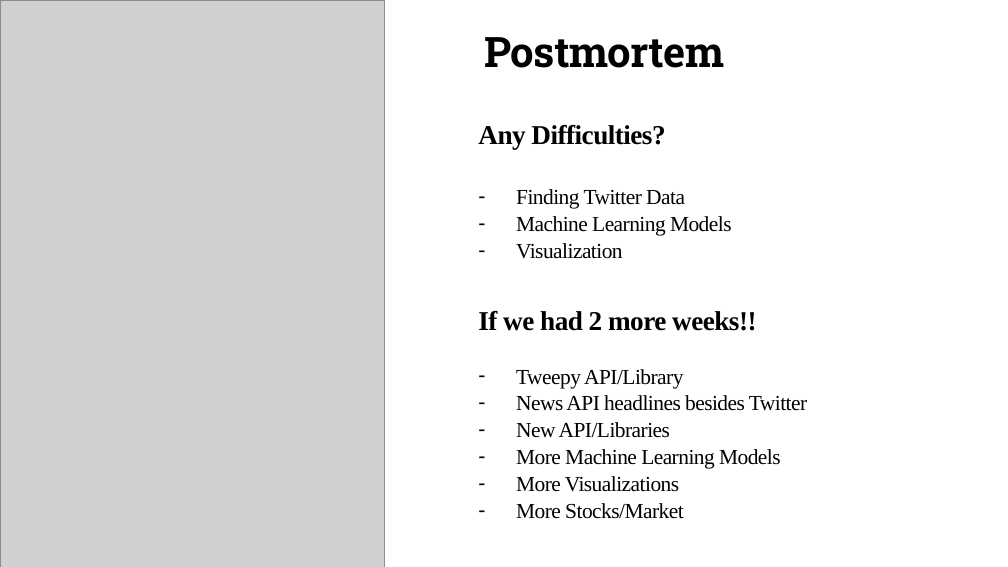
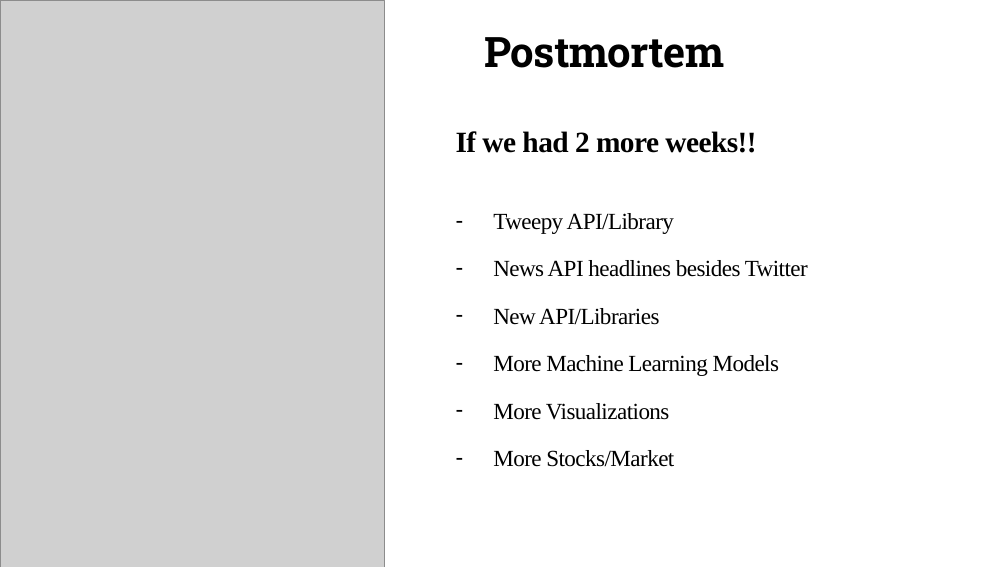
Before and after one commit to you915/Sentiment-Analysis-of-Twitter-Data-for-predicting-Apple-stock-price, a slide deck: slide 10 of Project 2 - Group 4.pptx. Drawn at 1008x567 pixels with LibreOffice and Linux fonts; fonts in the diff are those of the drawing; grey boxes stand for pictures. Boxes give left, top, right and bottom in pixels: in the first picture for what was removed or moved away, otherwise in the second. Text is boxed around its words. In the diff, an @@ line names an element or a change of style, - is before the commit and + after.

```diff
--- a/Project 2 - Group 4.pptx
+++ b/Project 2 - Group 4.pptx
@@ text "If we had 2 more ..." moved from (x1=478, y1=125, x2=807, y2=519) to (x1=456, y1=131, x2=808, y2=467) @@
@@ text "If we had 2 more ..." at (x1=456, y1=131, x2=808, y2=467): size 25.9 to 28 pt in "If we had 2 more weeks!!"; size 20.4 to 22 pt in "Tweepy API/Library", "News API headlines besides Twitter", "New API/Libraries", "More Machine Learning Models" and 2 more places; more space between paragraphs @@
@@ text at (x1=478, y1=125, x2=732, y2=259): paragraphs removed @@
-Any Difficulties?
-– Finding Twitter Data
-– Machine Learning Models
-– Visualization
```
Also in this commit, not shown: 2 other slides changed, 5 other files.
